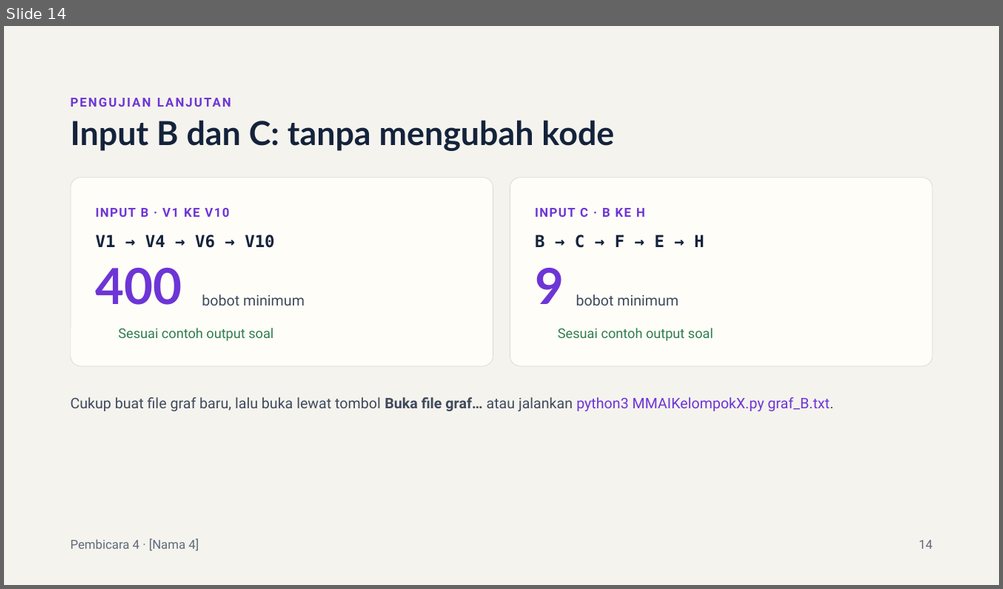
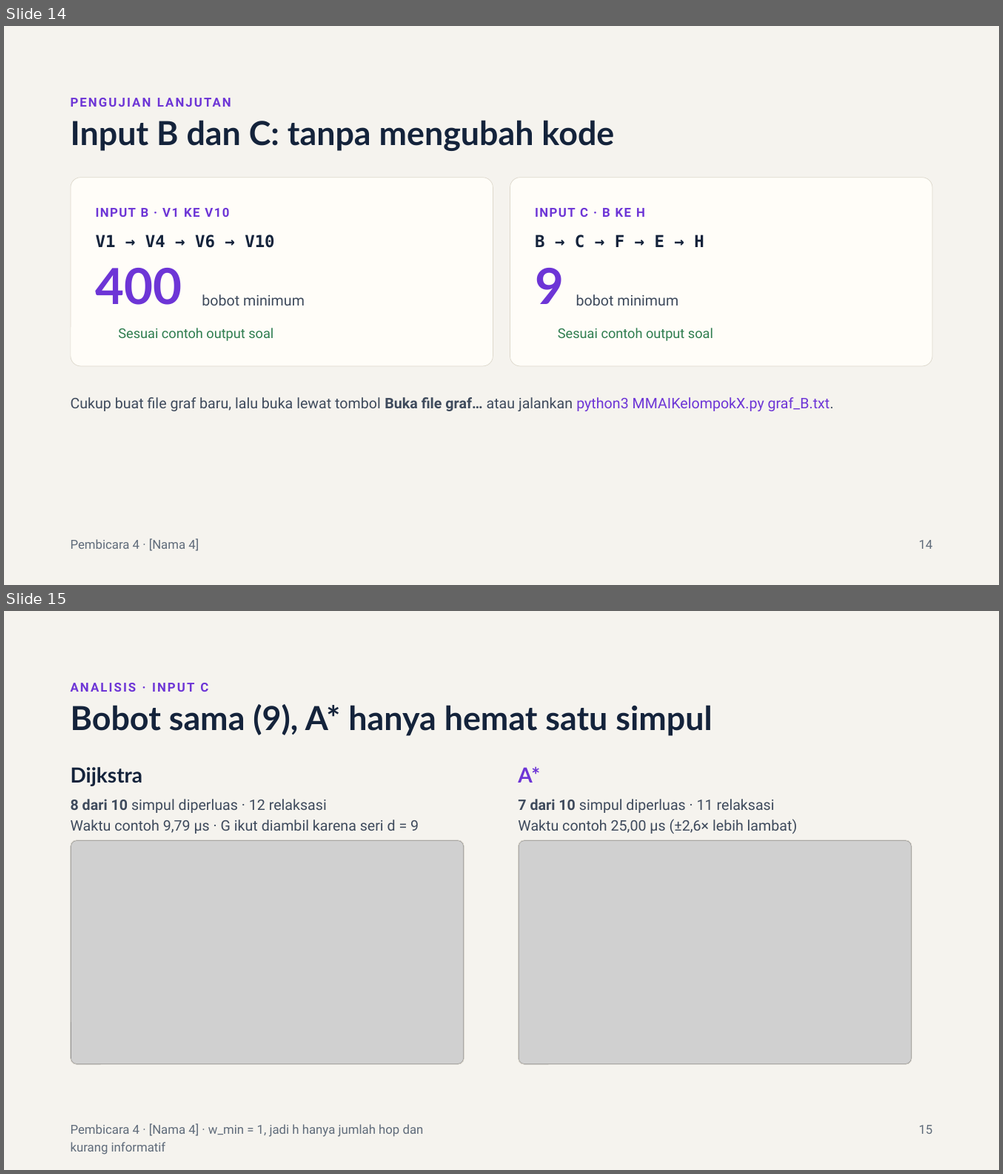
Before and after one commit to khaidir/Algoritma-Shortest-Path, a slide deck: Docs/Slide Presentasi Tugas 1 – Shortest Path Dijkstra vs A.pptx. Shown one above the other, each under a label of ours: slide 14 before the commit, slides 14 and 15 after it. The pictures are 1003x589 and 1003x1174 pixels, drawn with LibreOffice and Linux fonts; fonts in the diff are those of the drawing; grey boxes stand for pictures; background and template pictures are left out. Boxes give left, top, right and bottom in pixels: in the first picture for what was removed or moved away, otherwise in the second. Text is boxed around its words. In the diff, an @@ line names an element or a change of style, - is before the commit and + after.

Commit message:
feat: input C (graf A-J, B->H) - graf_C.txt, test, tangkapan layar, analisis README, slide & naskah

```diff
--- a/Docs/Slide Presentasi Tugas 1 – Shortest Path Dijkstra vs A.pptx
+++ b/Docs/Slide Presentasi Tugas 1 – Shortest Path Dijkstra vs A.pptx
@@ slide 15 added at bbox=[4, 611, 999, 1170], background #F5F3EE @@
@@ text added at bbox=[71, 683, 208, 692], 12 pt, text #6D35D6, bold @@
+ANALISIS · INPUT C
@@ title added at bbox=[71, 704, 711, 736], 32 pt, text #14233B, bold @@
+Bobot sama (9), A* hanya hemat satu simpul
@@ text added at bbox=[71, 767, 143, 786], 20 pt, text #14233B, bold @@
+Dijkstra
@@ text added at bbox=[518, 766, 540, 783], 20 pt, text #6D35D6, bold @@
+A*
@@ text added at bbox=[71, 799, 418, 834], 14 pt, text #3E4A5C @@
+8 dari 10 simpul diperluas · 12 relaksasi
+Waktu contoh 9,79 µs · G ikut diambil karena seri d = 9
@@ text added at bbox=[518, 799, 797, 834], 14 pt, text #3E4A5C @@
+7 dari 10 simpul diperluas · 11 relaksasi
+Waktu contoh 25,00 µs (±2,6× lebih lambat)
@@ rounded rectangle added at bbox=[71, 840, 464, 1065], fill #F7F9FC @@
@@ rounded rectangle added at bbox=[71, 841, 464, 1065], outline #DDD8CC 0.5 pt @@
@@ picture added at bbox=[71, 841, 464, 1065] @@
@@ rounded rectangle added at bbox=[518, 840, 912, 1065], fill #F7F9FC @@
@@ rounded rectangle added at bbox=[518, 841, 911, 1065], outline #DDD8CC 0.5 pt @@
@@ picture added at bbox=[519, 841, 911, 1065] @@
@@ text added at bbox=[71, 1124, 424, 1155], 12 pt, text #5F6B7A @@
+Pembicara 4 · [Nama 4] · w_min = 1, jadi h hanya jumlah hop dan kurang informatif
@@ text added at bbox=[919, 1125, 933, 1134], 12 pt, text #5F6B7A @@
+15
```
Also in this commit, not shown: 3 slides changed, 11 other files.
